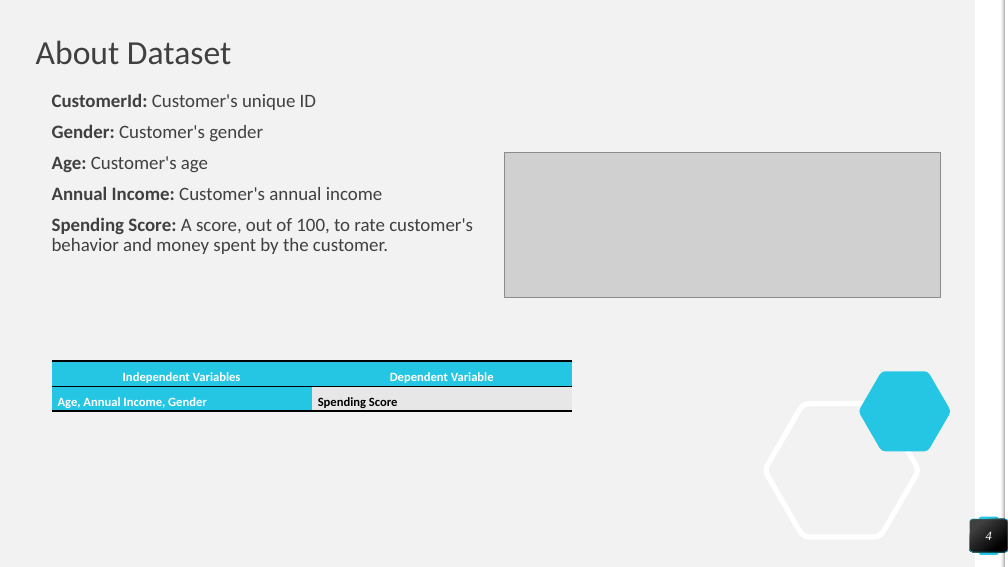
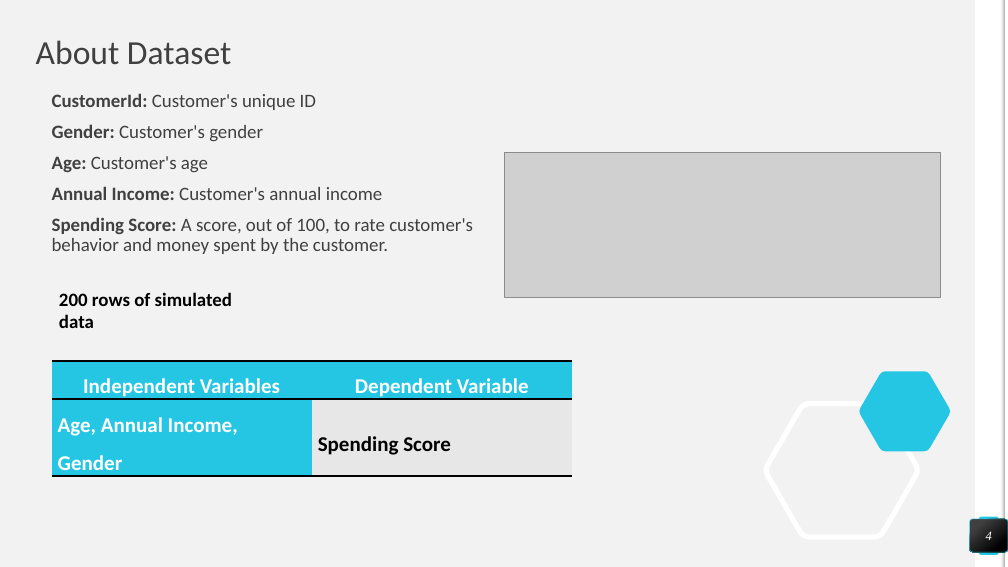
Before and after one commit to nealpatel02/DataScience_Project_3251, a slide deck: slide 4 of Customer Segmentation - Statistics Term Project Presentation - Team 5 - V2.pptx. Drawn at 1008x567 pixels with LibreOffice and Linux fonts; fonts in the diff are those of the drawing; grey boxes stand for pictures. Boxes give left, top, right and bottom in pixels: in the first picture for what was removed or moved away, otherwise in the second. Text is boxed around its words. In the diff, an @@ line names an element or a change of style, - is before the commit and + after.

```diff
--- a/Customer Segmentation - Statistics Term Project Presentation - Team 5 - V2.pptx
+++ b/Customer Segmentation - Statistics Term Project Presentation - Team 5 - V2.pptx
@@ text added at (59, 292, 232, 328), 18 pt, text #000000, bold @@
+200 rows of simulated data
@@ table at (51, 361, 572, 481) @@
@@ size 12 to 20 pt @@
```
Also in this commit, not shown: 19 other slides changed, 3 slides added, 1 slide removed.
